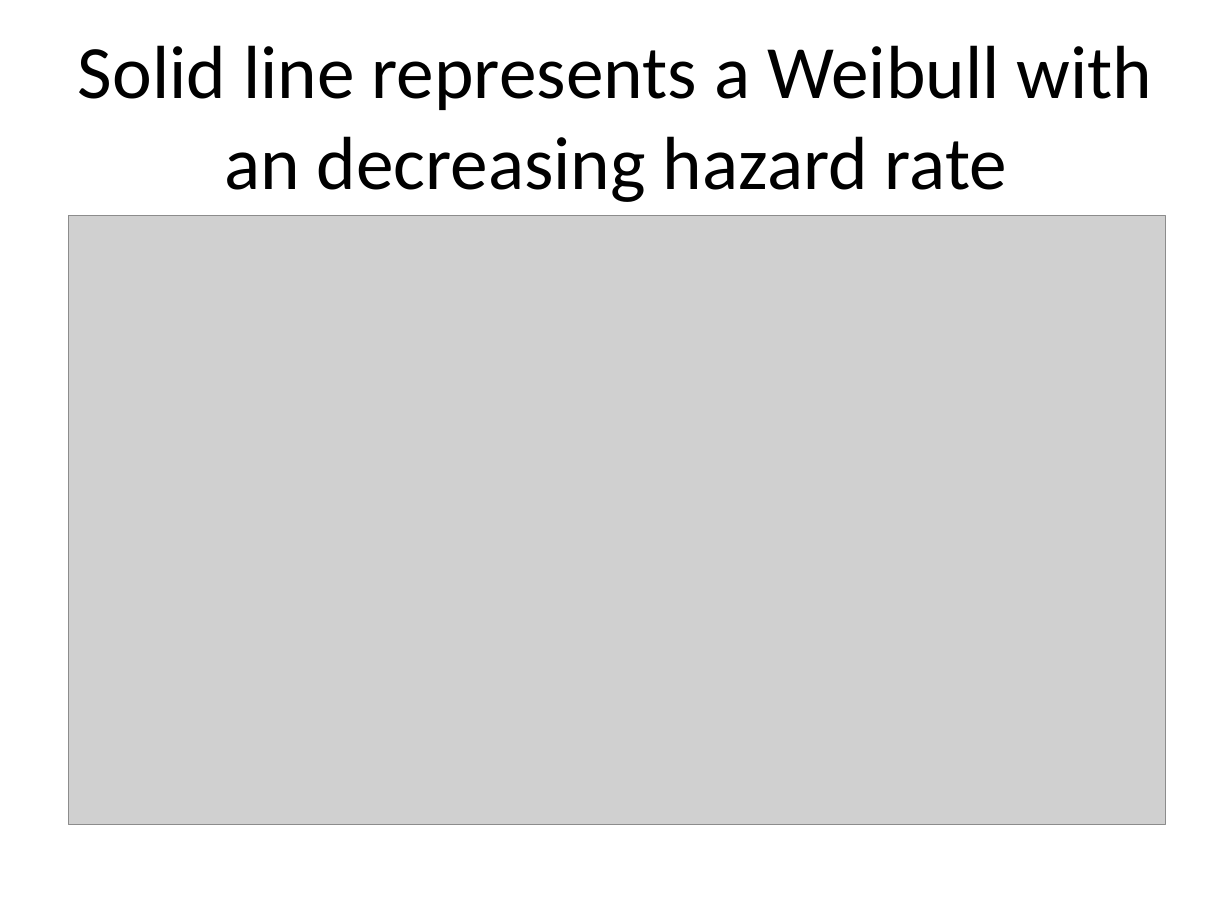
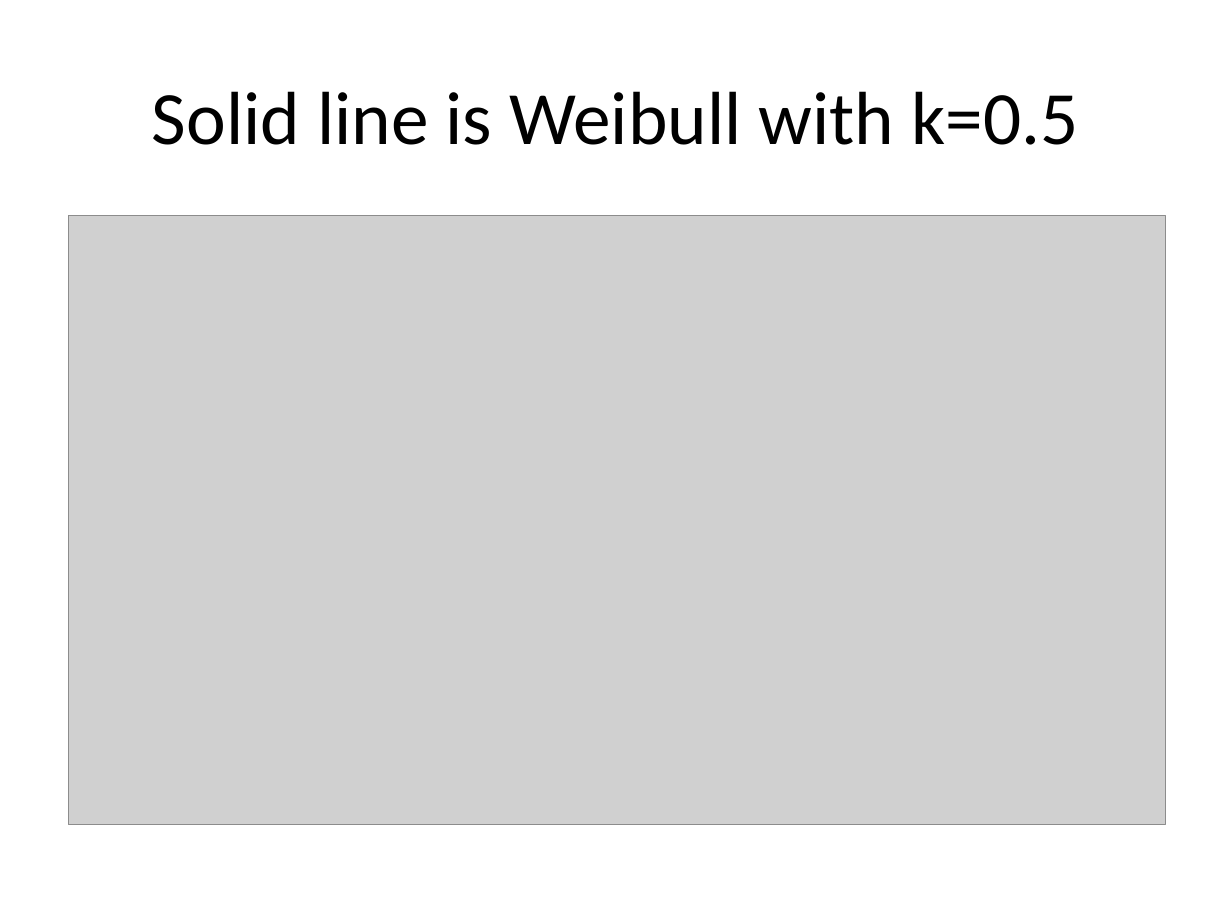
Before and after one commit to pmean/survival-lecture5, a slide deck: slide 5 of r/correction.pptx. Drawn at 1232x924 pixels with LibreOffice and Linux fonts; fonts in the diff are those of the drawing; grey boxes stand for pictures. Boxes give left, top, right and bottom in pixels: in the first picture for what was removed or moved away, otherwise in the second. Text is boxed around its words. In the diff, an @@ line names an element or a change of style, - is before the commit and + after.

```diff
--- a/r/correction.pptx
+++ b/r/correction.pptx
@@ title at [152,91,1079,145]: text changed @@
-Solid line represents a Weibull with an decreasing hazard rate
+Solid line is Weibull with k=0.5
```
Also in this commit, not shown: 1 other slide changed, 4 slides added, 1 other file.
